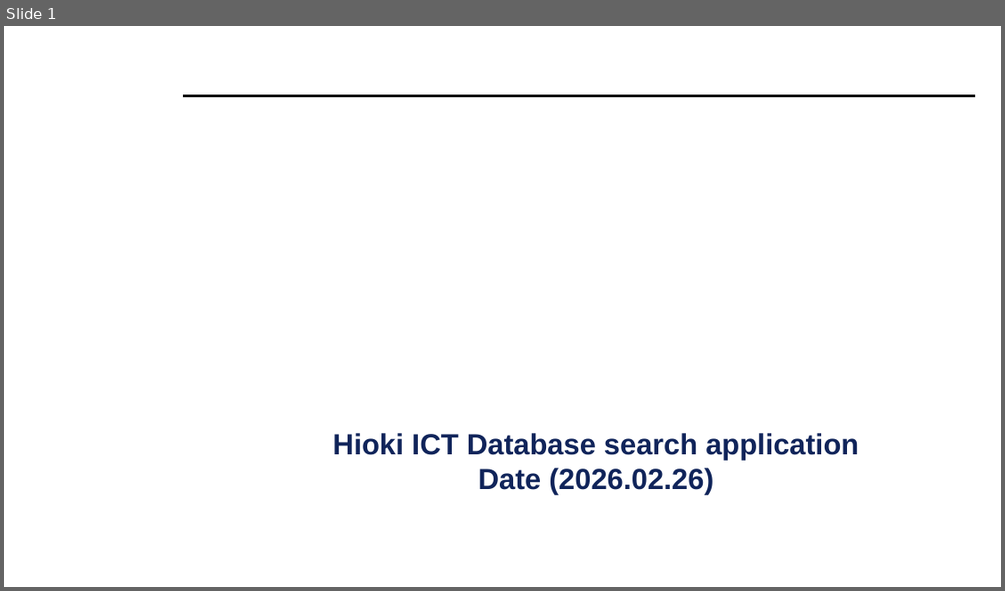
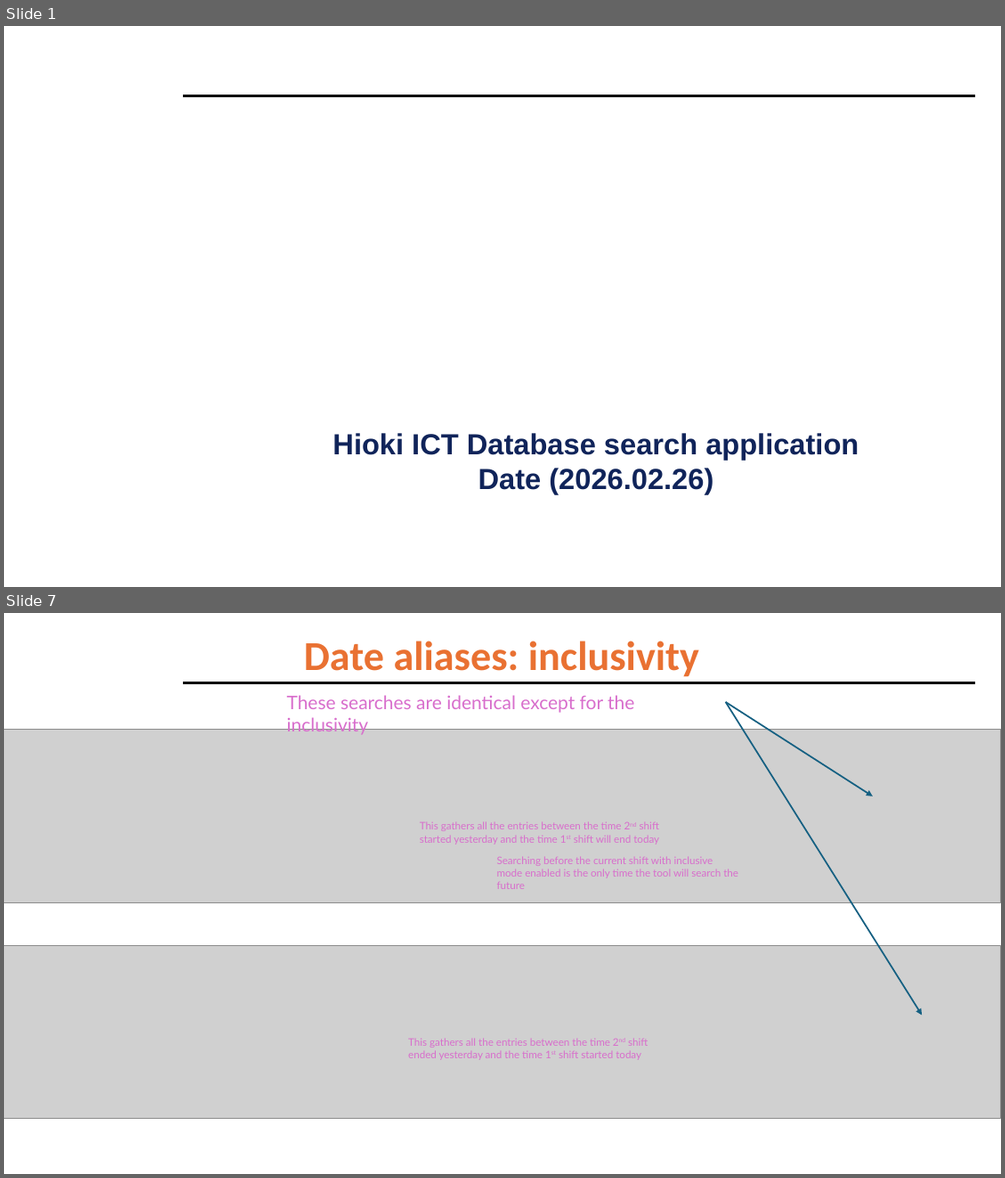
Before and after one commit to eric-mckay-sus/HiokiLogSuite, a slide deck: HiokiNL2SQLMark1/UserGuide.pptx. Shown one above the other, each under a label of ours: slide 1 before the commit, slides 1 and 7 after it; the slides between them are not shown. The pictures are 1005x591 and 1005x1178 pixels, drawn with LibreOffice and Linux fonts; fonts in the diff are those of the drawing; grey boxes stand for pictures; background and template pictures are left out. Boxes give left, top, right and bottom in pixels: in the first picture for what was removed or moved away, otherwise in the second. Text is boxed around its words. In the diff, an @@ line names an element or a change of style, - is before the commit and + after.

```diff
--- a/HiokiNL2SQLMark1/UserGuide.pptx
+++ b/HiokiNL2SQLMark1/UserGuide.pptx
@@ slide 7 added at (4, 613, 1001, 1174), background #FFFFFF; not listed: 1 template element that a slide beside it also shows @@
@@ title added at (304, 641, 699, 677), 39.6 pt, text #E97132, bold @@
+Date aliases: inclusivity
@@ text added at (287, 695, 634, 735), 18 pt, text #D86ECC @@
+These searches are identical except for the inclusivity
@@ arrow added from (726, 702) to (873, 796), #156082 1.5 pt @@
@@ arrow added from (726, 702) to (922, 1015), #156082 1.5 pt @@
@@ picture added at (4, 729, 1000, 903) @@
@@ text added at (420, 821, 659, 844), 10 pt, text #D86ECC @@
+This gathers all the entries between the time 2nd shift started yesterday and the time 1st shift will end today
@@ text added at (497, 856, 738, 889), 10 pt, text #D86ECC @@
+Searching before the current shift with inclusive mode enabled is the only time the tool will search the future
@@ picture added at (4, 945, 1000, 1118) @@
@@ text added at (408, 1038, 647, 1060), 10 pt, text #D86ECC @@
+This gathers all the entries between the time 2nd shift ended yesterday and the time 1st shift started today
```
Also in this commit, not shown: 11 other slides added, 8 slides removed, 14 other files.
